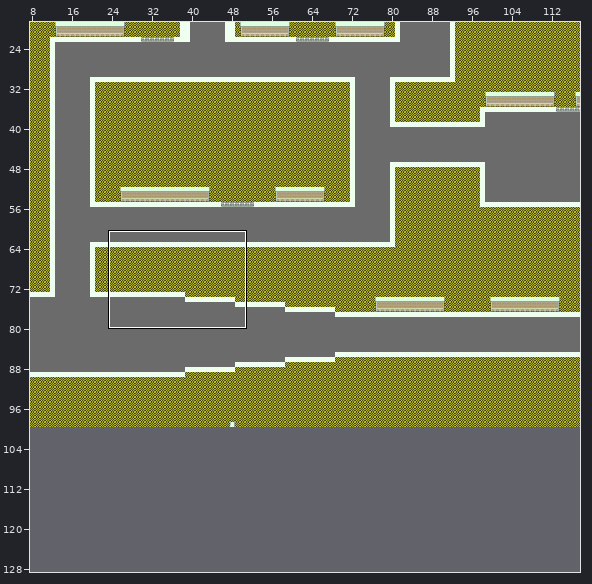
Two versions of a level (Tiled map, Assets/Graphics/Maps/Central/CentralDistrict.tmx). The first picture is a wide view before the edit; the outline marks the close-up.
Close-up. As it was:
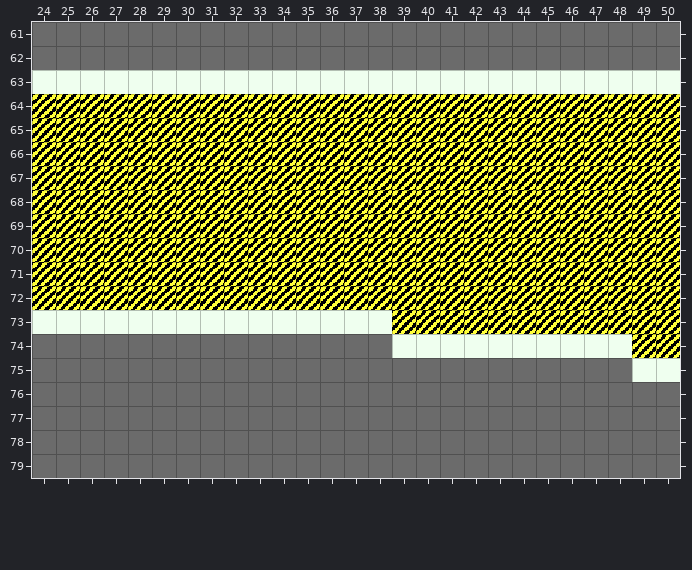
Cells are 16x16 px. Shown: x 24..50, y 61..79. The commit also changed other parts of the map, which this record leaves out. The old version is drawn lined up with the new one.
After:
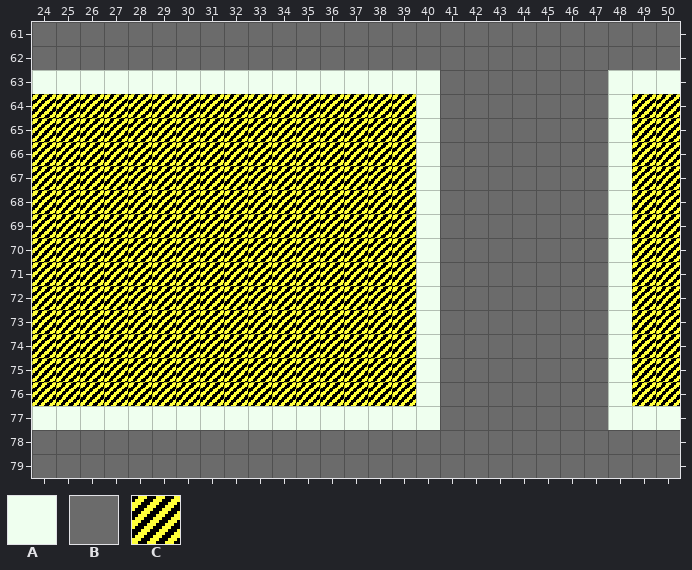
Key: from "DebugGraybox": A 0, B 2, C 4.
_ is an empty cell, . an unchanged one.
What changed:
map size 200x100 -> 200x196 cells
--- layer "GrayBox"
@@ x 24..50 @@
-63 .................AAAAAAA...
-64 ................CCCCCCCCC..
-65 ................CCCCCCCCC..
-66 ................CCCCCCCCC..
-67 ................CCCCCCCCC..
-68 ................CCCCCCCCC..
-69 ................CCCCCCCCC..
-70 ................CCCCCCCCC..
-71 ................CCCCCCCCC..
-72 ................CCCCCCCCC..
-73 AAAAAAAAAAAAAAA.CCCCCCCCC..
-74 BBBBBBBBBBBBBBBA.AAAAAAA...
-75 BBBBBBBBBBBBBBBBB.......BAA
-76 BBBBBBBBBBBBBBBBB.......BBB
-77 BBBBBBBBBBBBBBBBB.......BBB
+63 .................BBBBBBB...
+64 ................ABBBBBBBA..
+65 ................ABBBBBBBA..
+66 ................ABBBBBBBA..
+67 ................ABBBBBBBA..
+68 ................ABBBBBBBA..
+69 ................ABBBBBBBA..
+70 ................ABBBBBBBA..
+71 ................ABBBBBBBA..
+72 ................ABBBBBBBA..
+73 CCCCCCCCCCCCCCC.ABBBBBBBA..
+74 CCCCCCCCCCCCCCCC.BBBBBBB...
+75 CCCCCCCCCCCCCCCCA.......ACC
+76 CCCCCCCCCCCCCCCCA.......ACC
+77 AAAAAAAAAAAAAAAAA.......AAA
Where, in picture pixels (left, top, right, bottom), the same in both close-ups:
changed: (32, 70, 680, 430)
